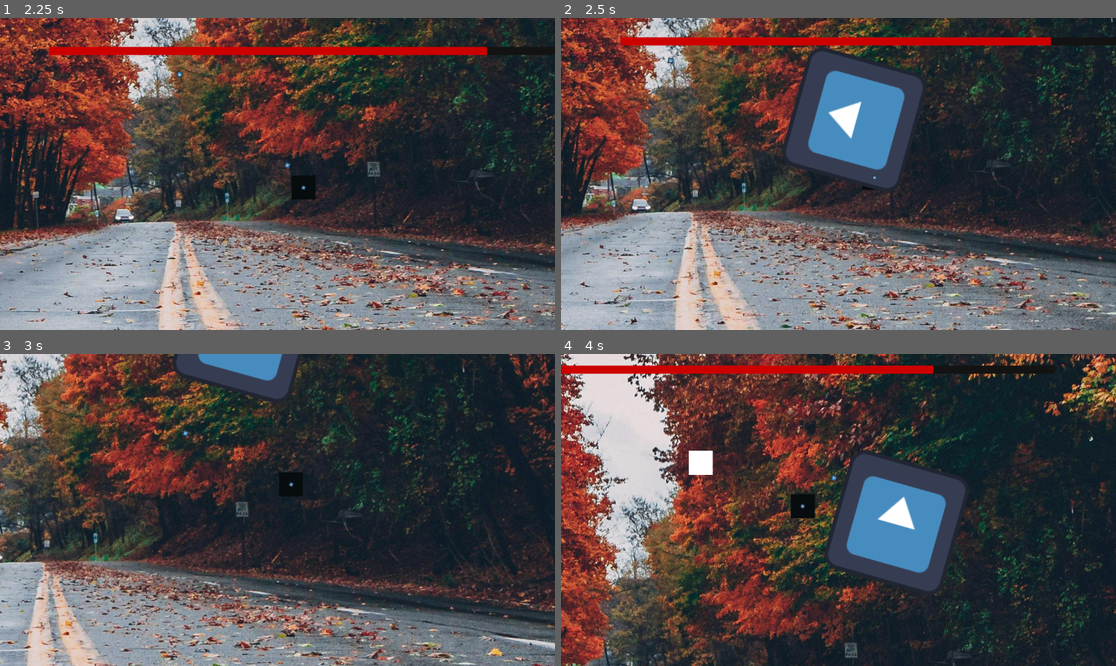
Above: before the commit, frames 1-4 (two rows, left to right).
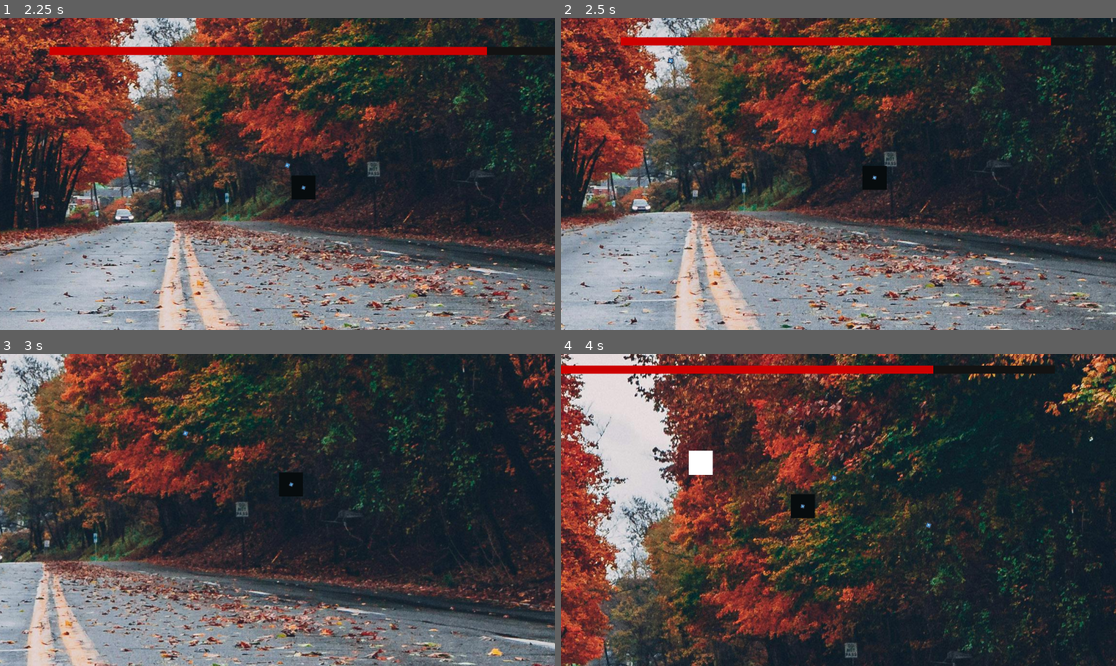
Above: after the commit, the same moments.

Repository: Beverstaart27/mage-game-poc
Game: Godot game, scene res://node_3d.tscn
Two runs of this game, one before a commit and one after it. Both use one fixed random seed, a clock stepped at 60 frames per second and the inputs below. The engine's default icon, where the game draws it, is replaced by a stand-in: a white triangle on a blue panel in a dark square.
Inputs (mouse positions are in pixels of both pictures, inside the frame that each line leads up to):
- Up to frame 1 (2.25 s): move the mouse to (399, 158) at 0.52 s; hold D (right) 0.53-1.28 s; click (399, 158) at 0.6 s; tap Q (fire_spell_Q) at 0.8, 1.35 s; move the mouse to (166, 189) at 1.27 s; hold S (down) 1.28-2.03 s; click (166, 189) at 1.55 s; move the mouse to (333, 105) at 2.02 s; hold D (right) from 2.03 s (still down); click (333, 105) at 2.1 s
- Up to frame 2 (2.5 s): keep holding D (right); tap Q (fire_spell_Q) at 2.3 s
- Up to frame 3 (3 s): move the mouse to (249, 572) at 2.77 s; release D (right) at 2.78 s; hold W (up) from 2.78 s (still down); tap Q (fire_spell_Q) at 2.85 s
- Up to frame 4 (4 s): click (810, 572) at 3.05 s; move the mouse to (1005, 556) at 3.52 s; release W (up) at 3.53 s; hold A (left) from 3.53 s (still down); click (1005, 556) at 3.6 s; tap Q (fire_spell_Q) at 3.8 s

Frame 1 is identical in both runs. In frame 2, 7.9% of the frame differs, in the area x 40-66%, y 9-56%; in frame 3, 2.4%; in frame 4, 7.8%.

Commit message:
idk hoe je ervoor zorgt dat je met andere componenten dingen kan doen

Diff:
--- a/scripts/playerScripts/CharacterAttack.gd
+++ b/scripts/playerScripts/CharacterAttack.gd
@@ -4,19 +4,27 @@
 const SPELLSPRITE2 = preload("res://scenes/spellScenes/BigSpell.tscn")
 @onready var spawnLocation: Marker2D = $SpellSpawnLocation
 
+@onready var spell1: DamageSpell = get_node("../basic_spell_1.tscn") #hahahahhaha deze zijn null :D:D:D::D:D:D:D:D:D:D::D:D:D:D:D:D:D:D:D:D
+@onready var spell2 = get_node("../BigSpell.tscn")
+
+@onready var urge = get_node
+
 var onCooldown1:bool = false
 var onCooldown2:bool = false
 var onCooldown3:bool = false
 
 var cooldownTime1 = 0.5
-var cooldownTime2 = 1
+var cooldownTime2 = 3
+var cooldownTime3 = 5
 
 
 func _process(_delta: float) -> void:
 	look_at(get_global_mouse_position())
 
 	if Input.is_action_just_pressed("fire_spell_LMB") && !onCooldown1:
+		print(spell1)
 		shootSpell(1, cooldownTime1)
+
 		#print("i say what what")
 
 	if Input.is_action_just_pressed("fire_spell_Q") && !onCooldown2:
@@ -30,10 +38,8 @@
 	match spell:
 		1:
 			onCooldown1 = true
-			print(cooldown)
 			$spell1Cooldown.start(cooldown)
 			spell_instance = SPELLSPRITE1.instantiate()
-
 		2:
 			onCooldown2 = true
 			$spell2Cooldown.start(cooldown)
--- a/scripts/playerScripts/KillUrge.gd
+++ b/scripts/playerScripts/KillUrge.gd
@@ -10,8 +10,11 @@
 
 func _physics_process(_delta: float) -> void:
 	lowerUrgeRepression()
-	if(urgeRepression < 0 ):
+	if urgeRepression < 0 :
 		pass
+
+	if value < startValue/2:
+		fireRandomSpell()
 
 func lowerUrgeRepression() -> void:
 	value -= 10
@@ -20,4 +23,4 @@
 	value += 1000
 
 func fireRandomSpell() -> void:
-	pass
+	var player = self.get_parent().get_child(0)
--- a/scripts/playerScripts/SpellScripts/BigSpell.gd
+++ b/scripts/playerScripts/SpellScripts/BigSpell.gd
@@ -11,7 +11,7 @@
 	global_position = pos
 	global_rotation = rot
 	damage = SPELL_DAMAGE
-	cooldown = 10
+	cooldown = 3
 
 # Called every frame. 'delta' is the elapsed time since the previous frame.
 func _process(_delta: float) -> void:
@@ -22,7 +22,6 @@
 
 
 func _on_enemy_detection_area_entered(area: Area2D) -> void:
-	print("yupyup")
 	if area.is_in_group("enemy"):
 		var enemyHit: Node = area.owner
 		enemyHit.lowerHealth(damage)
--- a/scripts/playerScripts/SpellScripts/SpammableSpell.gd
+++ b/scripts/playerScripts/SpellScripts/SpammableSpell.gd
@@ -11,7 +11,7 @@
 	global_position = pos
 	global_rotation = rot
 	damage = SPELL_DAMAGE
-	cooldown = 1
+	cooldown = 0.5
 
 # Called every frame. 'delta' is the elapsed time since the previous frame.
 func _process(_delta: float) -> void:
